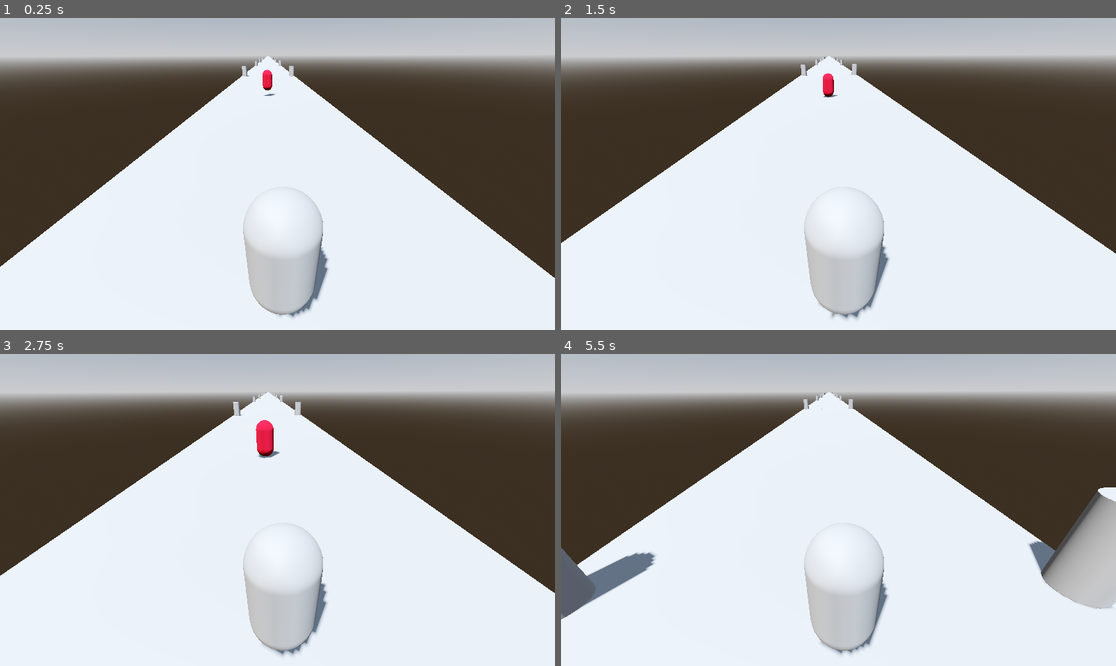
Above: before the commit, frames 1-4 (two rows, left to right).
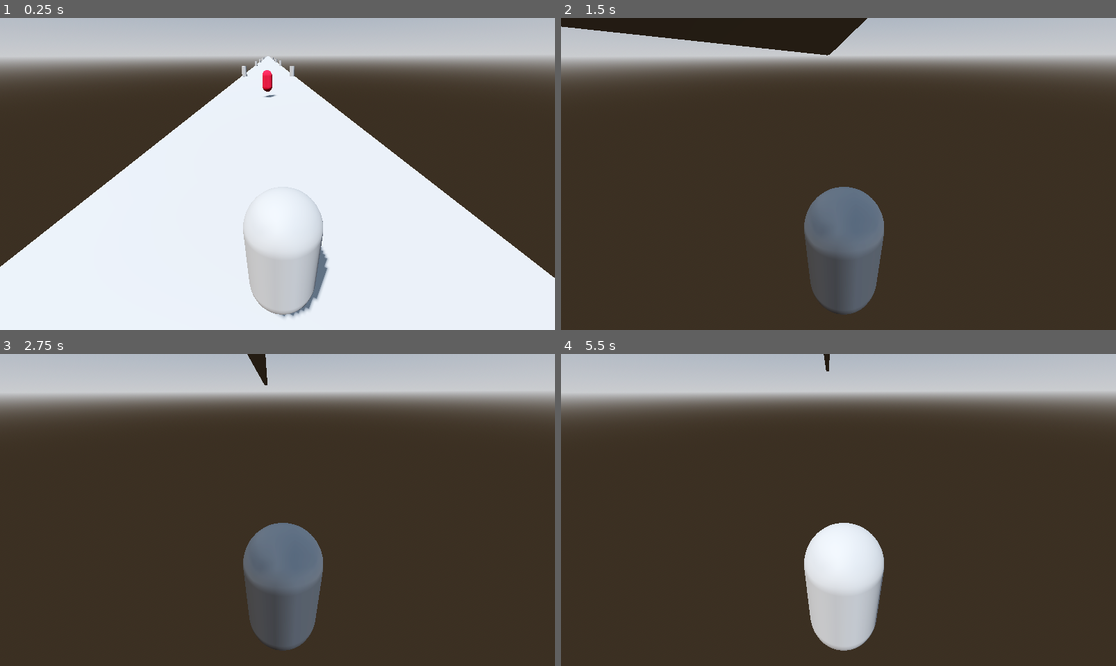
Above: after the commit, the same moments.

Repository: PranishManandhar/Traffic-Runner-3D
Game: Godot game, scene res://Scenes/main_game.tscn
Two runs of this game, one before a commit and one after it. Both use one fixed random seed, a clock stepped at 60 frames per second and the inputs below.
Inputs (mouse positions are in pixels of both pictures, inside the frame that each line leads up to):
- Up to frame 1 (0.25 s): no input
- Up to frame 2 (1.5 s): move the mouse to (866, 174) at 0.52 s; hold D (right, bound only after the commit) 0.53-1.28 s; tap W (straight, bound only after the commit) at 0.6, 1.35 s; move the mouse to (810, 174) at 1.27 s; hold S (back, bound only after the commit) from 1.28 s (still down)
- Up to frame 3 (2.75 s): move the mouse to (288, 503) at 2.02 s; release S (back, bound only after the commit) at 2.03 s; hold D (right, bound only after the commit) from 2.03 s (still down); tap W (straight, bound only after the commit) at 2.1 s
- Up to frame 4 (5.5 s): move the mouse to (832, 516) at 2.77 s; tap W (straight, bound only after the commit) every 0.75 s from 2.85 to 5.1 s; move the mouse to (877, 513) at 3.52 s; release D (right, bound only after the commit) at 3.53 s; hold A (left, bound only after the commit) 3.53-5.03 s; move the mouse to (794, 506) at 4.27 s; move the mouse to (844, 510) at 5.02 s; hold S (back, bound only after the commit) from 5.03 s (still down)

The runs differ from the first frame. In frame 1, less than 0.1% of the frame differs, in the area x 33-59%, y 13-97%; in frame 2, 61%, in the area x 0-100%, y 0-100%; in frame 3, 57%; in frame 4, 55%.

Commit message:
made the new character controller with rigidbody but mouse movement is now clunky

Diff:
--- a/Scenes/player.tscn
+++ b/Scenes/player.tscn
@@ -1,35 +1,28 @@
-[gd_scene load_steps=5 format=3 uid="uid://bfujo54fnnkjc"]
+[gd_scene load_steps=4 format=3 uid="uid://bfujo54fnnkjc"]
 
-[ext_resource type="Script" uid="uid://bx357l5pq03xj" path="res://Script/player.gd" id="1_d2cbi"]
+[ext_resource type="Script" uid="uid://7uuwnfqjqoxd" path="res://Script/playerMovement.gd" id="1_cvnsp"]
 
 [sub_resource type="CapsuleShape3D" id="CapsuleShape3D_d2cbi"]
 
 [sub_resource type="CapsuleMesh" id="CapsuleMesh_sh265"]
 
-[sub_resource type="CapsuleShape3D" id="CapsuleShape3D_4flbx"]
-
 [node name="player" type="RigidBody3D"]
 axis_lock_angular_z = true
 lock_rotation = true
+script = ExtResource("1_cvnsp")
 
 [node name="CollisionShape3D" type="CollisionShape3D" parent="."]
 shape = SubResource("CapsuleShape3D_d2cbi")
 debug_color = Color(0.8419274, 0.38221663, 0, 0.41960785)
 
-[node name="player" type="CharacterBody3D" parent="."]
-script = ExtResource("1_d2cbi")
-
-[node name="MeshInstance3D" type="MeshInstance3D" parent="player"]
-mesh = SubResource("CapsuleMesh_sh265")
-
-[node name="CollisionShape3D" type="CollisionShape3D" parent="player"]
-shape = SubResource("CapsuleShape3D_4flbx")
-disabled = true
-
-[node name="TwistPivot" type="Node3D" parent="player"]
+[node name="TwistPivot" type="Node3D" parent="."]
 transform = Transform3D(1, 0, 0, 0, 1, 0, 0, 0, 1, 0, 1.1910194, -4.9843845)
 
-[node name="pitchpivot" type="Node3D" parent="player/TwistPivot"]
+[node name="pitchpivot" type="Node3D" parent="TwistPivot"]
 
-[node name="Camera3D" type="Camera3D" parent="player/TwistPivot/pitchpivot"]
+[node name="Camera3D" type="Camera3D" parent="TwistPivot/pitchpivot"]
 transform = Transform3D(-0.9991839, -0.02334165, 0.032966573, -0.0035549414, 0.8637852, 0.50384766, -0.040236678, 0.50331926, -0.86316323, 0.13929904, 1.1798795, 3.0953705)
+
+[node name="MeshInstance3D" type="MeshInstance3D" parent="."]
+mesh = SubResource("CapsuleMesh_sh265")
+skeleton = NodePath("")
--- /dev/null
+++ b/Script/playerMovement.gd
@@ -0,0 +1,25 @@
+extends RigidBody3D
+
+# Movement parameters
+@export var forward_force := 30.0
+@export var max_speed := 15.0
+@export var mouse_sensitivity := 0.5
+@export var mouse_speed_multiplier := 5
+
+func _ready() -> void:
+	lock_rotation = true
+
+func _physics_process(delta: float) -> void:
+	# Constant forward movement
+	var forward_dir := transform.basis * Vector3(0, 0, 1.0)
+	apply_central_force(forward_dir * forward_force)
+
+	# Clamp to max speed
+	if abs(linear_velocity.length()) > max_speed:
+		linear_velocity = sign(linear_velocity) * max_speed
+
+func _unhandled_input(event: InputEvent) -> void:
+	if event is InputEventMouseMotion:
+		# Apply lateral velocity based on mouse movement
+		var mouse_dir = -sign(event.relative.x)
+		linear_velocity.x = mouse_sensitivity * mouse_dir
--- /dev/null
+++ b/Script/rigid_body_3d.gd
@@ -0,0 +1,17 @@
+extends RigidBody3D
+
+@export var SPEED:=30.0
+@export var MAX_SPEED := 15.0
+
+func _ready() -> void:
+	lock_rotation = true
+
+func _physics_process(delta: float) -> void:
+	var input_dir = Input.get_vector("left","right","straight","back")
+	var direction = (transform.basis * Vector3(input_dir.x, 0, input_dir.y)).normalized()
+
+	if direction:
+		apply_central_force(direction * SPEED)
+
+	if  linear_velocity.length()>MAX_SPEED:
+		linear_velocity = linear_velocity.normalized() * MAX_SPEED
--- a/project.godot
+++ b/project.godot
@@ -14,3 +14,35 @@
 run/main_scene="uid://b47kp14ls27mo"
 config/features=PackedStringArray("4.5", "Forward Plus")
 config/icon="res://icon.svg"
+
+[input]
+
+straight={
+"deadzone": 0.2,
+"events": [Object(InputEventKey,"resource_local_to_scene":false,"resource_name":"","device":-1,"window_id":0,"alt_pressed":false,"shift_pressed":false,"ctrl_pressed":false,"meta_pressed":false,"pressed":false,"keycode":0,"physical_keycode":87,"key_label":0,"unicode":119,"location":0,"echo":false,"script":null)
+, Object(InputEventKey,"resource_local_to_scene":false,"resource_name":"","device":-1,"window_id":0,"alt_pressed":false,"shift_pressed":false,"ctrl_pressed":false,"meta_pressed":false,"pressed":false,"keycode":0,"physical_keycode":4194320,"key_label":0,"unicode":0,"location":0,"echo":false,"script":null)
+]
+}
+back={
+"deadzone": 0.2,
+"events": [Object(InputEventKey,"resource_local_to_scene":false,"resource_name":"","device":-1,"window_id":0,"alt_pressed":false,"shift_pressed":false,"ctrl_pressed":false,"meta_pressed":false,"pressed":false,"keycode":0,"physical_keycode":83,"key_label":0,"unicode":115,"location":0,"echo":false,"script":null)
+, Object(InputEventKey,"resource_local_to_scene":false,"resource_name":"","device":-1,"window_id":0,"alt_pressed":false,"shift_pressed":false,"ctrl_pressed":false,"meta_pressed":false,"pressed":false,"keycode":0,"physical_keycode":4194322,"key_label":0,"unicode":0,"location":0,"echo":false,"script":null)
+]
+}
+left={
+"deadzone": 0.2,
+"events": [Object(InputEventKey,"resource_local_to_scene":false,"resource_name":"","device":-1,"window_id":0,"alt_pressed":false,"shift_pressed":false,"ctrl_pressed":false,"meta_pressed":false,"pressed":false,"keycode":0,"physical_keycode":65,"key_label":0,"unicode":97,"location":0,"echo":false,"script":null)
+, Object(InputEventKey,"resource_local_to_scene":false,"resource_name":"","device":-1,"window_id":0,"alt_pressed":false,"shift_pressed":false,"ctrl_pressed":false,"meta_pressed":false,"pressed":false,"keycode":0,"physical_keycode":4194319,"key_label":0,"unicode":0,"location":0,"echo":false,"script":null)
+]
+}
+right={
+"deadzone": 0.2,
+"events": [Object(InputEventKey,"resource_local_to_scene":false,"resource_name":"","device":-1,"window_id":0,"alt_pressed":false,"shift_pressed":false,"ctrl_pressed":false,"meta_pressed":false,"pressed":false,"keycode":0,"physical_keycode":68,"key_label":0,"unicode":100,"location":0,"echo":false,"script":null)
+, Object(InputEventKey,"resource_local_to_scene":false,"resource_name":"","device":-1,"window_id":0,"alt_pressed":false,"shift_pressed":false,"ctrl_pressed":false,"meta_pressed":false,"pressed":false,"keycode":0,"physical_keycode":4194321,"key_label":0,"unicode":0,"location":0,"echo":false,"script":null)
+]
+}
+Jump={
+"deadzone": 0.2,
+"events": [Object(InputEventKey,"resource_local_to_scene":false,"resource_name":"","device":-1,"window_id":0,"alt_pressed":false,"shift_pressed":false,"ctrl_pressed":false,"meta_pressed":false,"pressed":false,"keycode":0,"physical_keycode":32,"key_label":0,"unicode":32,"location":0,"echo":false,"script":null)
+]
+}
Not shown, added: Script/playerMovement.gd.uid
Not shown, added: Script/rigid_body_3d.gd.uid
